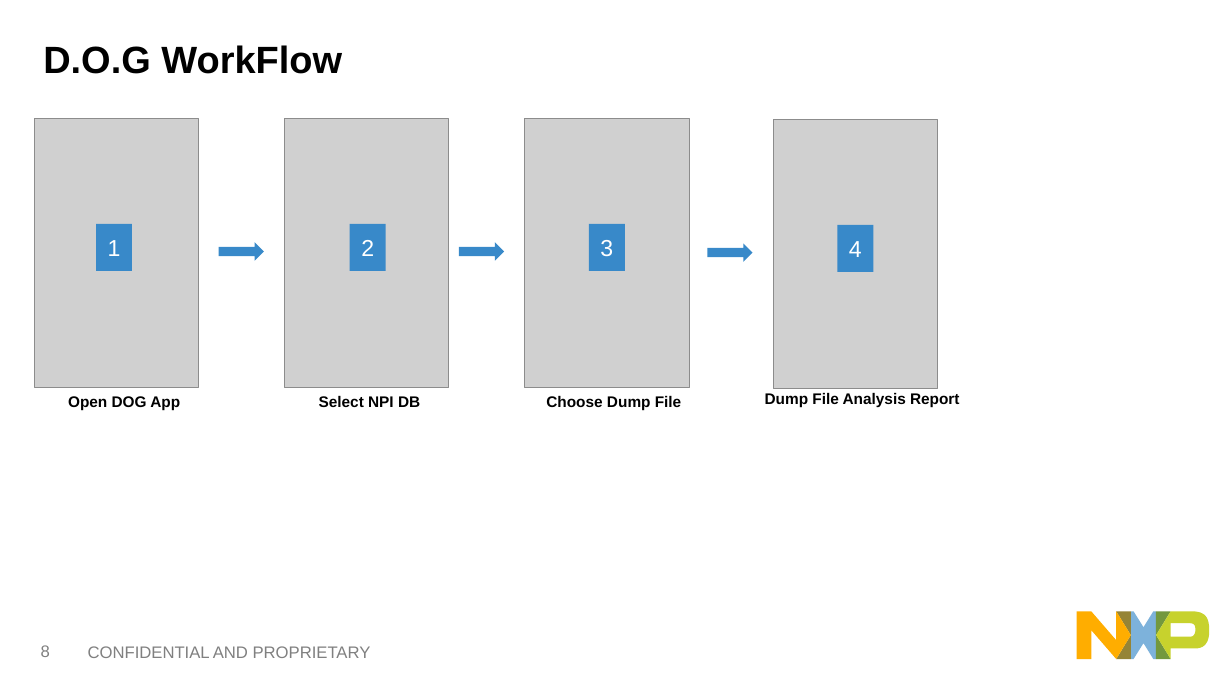
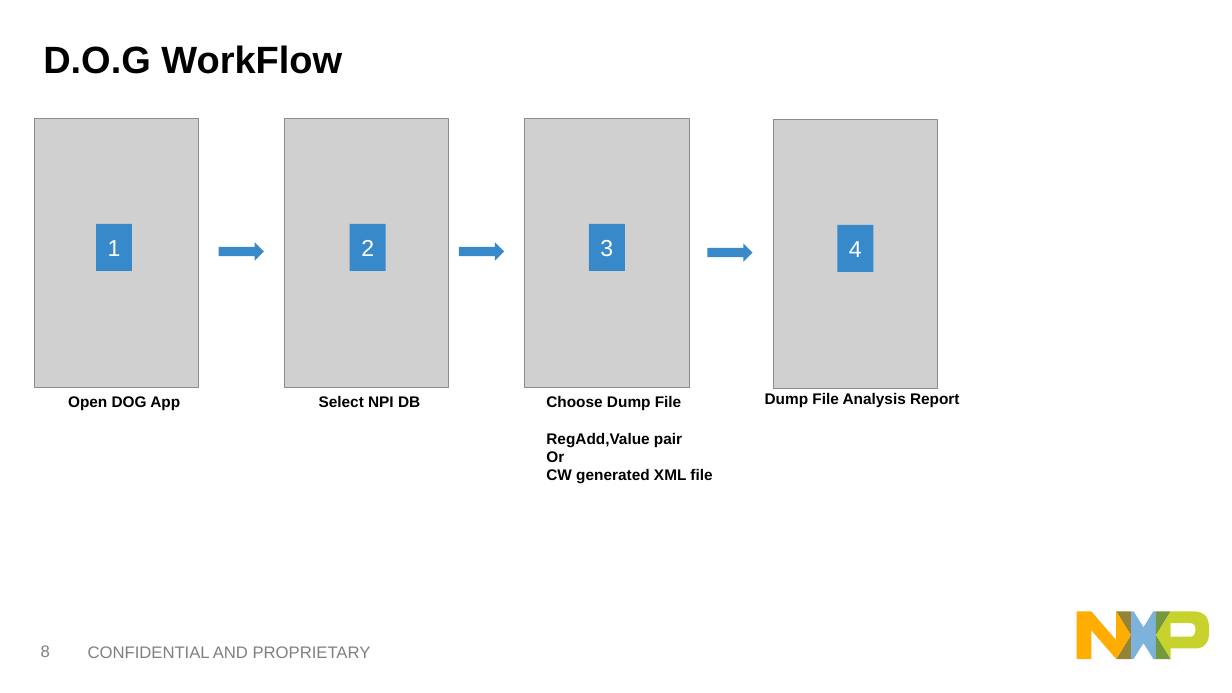
Before and after one commit to softwaresunleashed/dog, a slide deck: slide 9 of demo_artifacts/DOG-DebugOnGo.pptx. Drawn at 1232x693 pixels with LibreOffice and Linux fonts; fonts in the diff are those of the drawing; grey boxes stand for pictures. Boxes give left, top, right and bottom in pixels: in the first picture for what was removed or moved away, otherwise in the second. Text is boxed around its words. In the diff, an @@ line names an element or a change of style, - is before the commit and + after.

```diff
--- a/demo_artifacts/DOG-DebugOnGo.pptx
+++ b/demo_artifacts/DOG-DebugOnGo.pptx
@@ text at (546, 433, 686, 484): paragraphs added @@
+RegAdd,Value pair
+Or
+CW generated XML file
```
Also in this commit, not shown: 2 other slides changed, 3 slides added.
